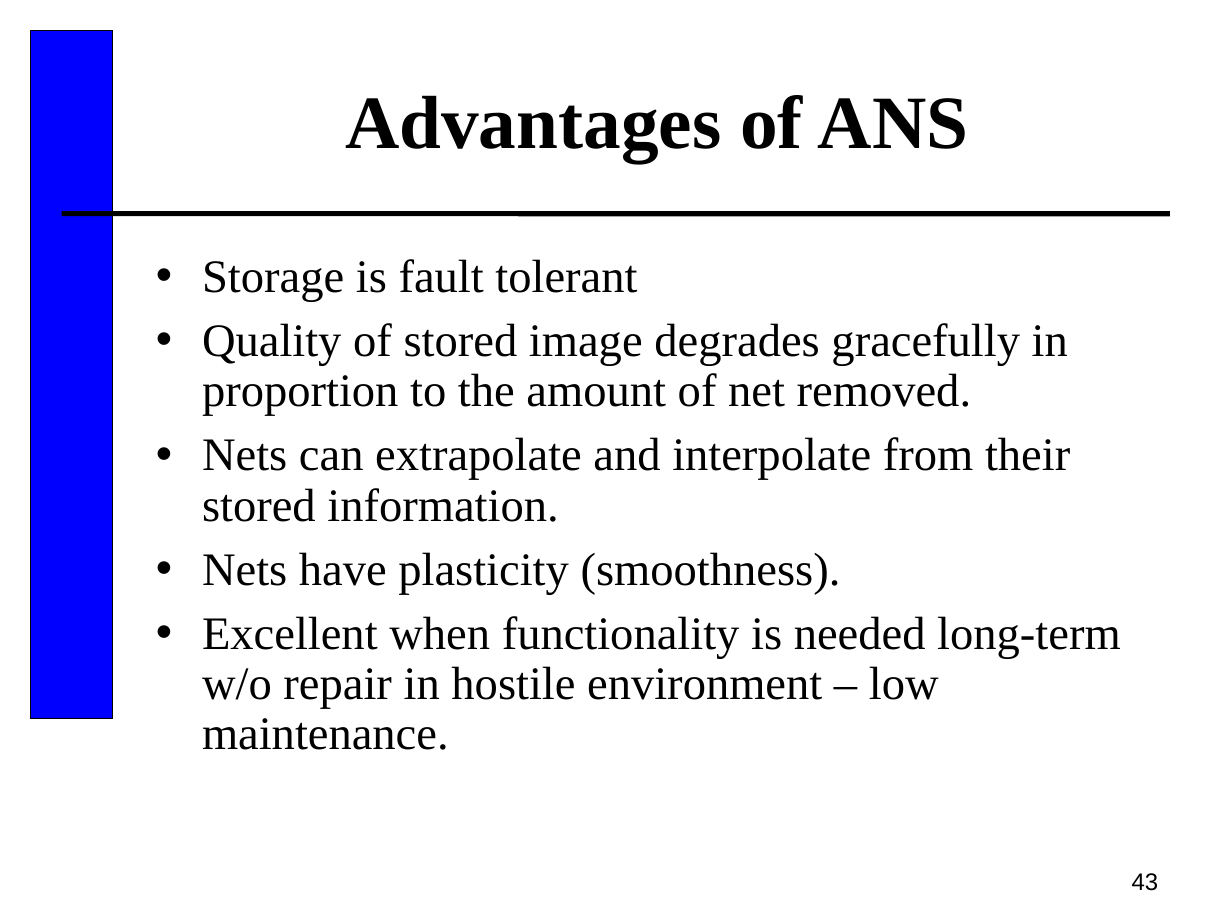
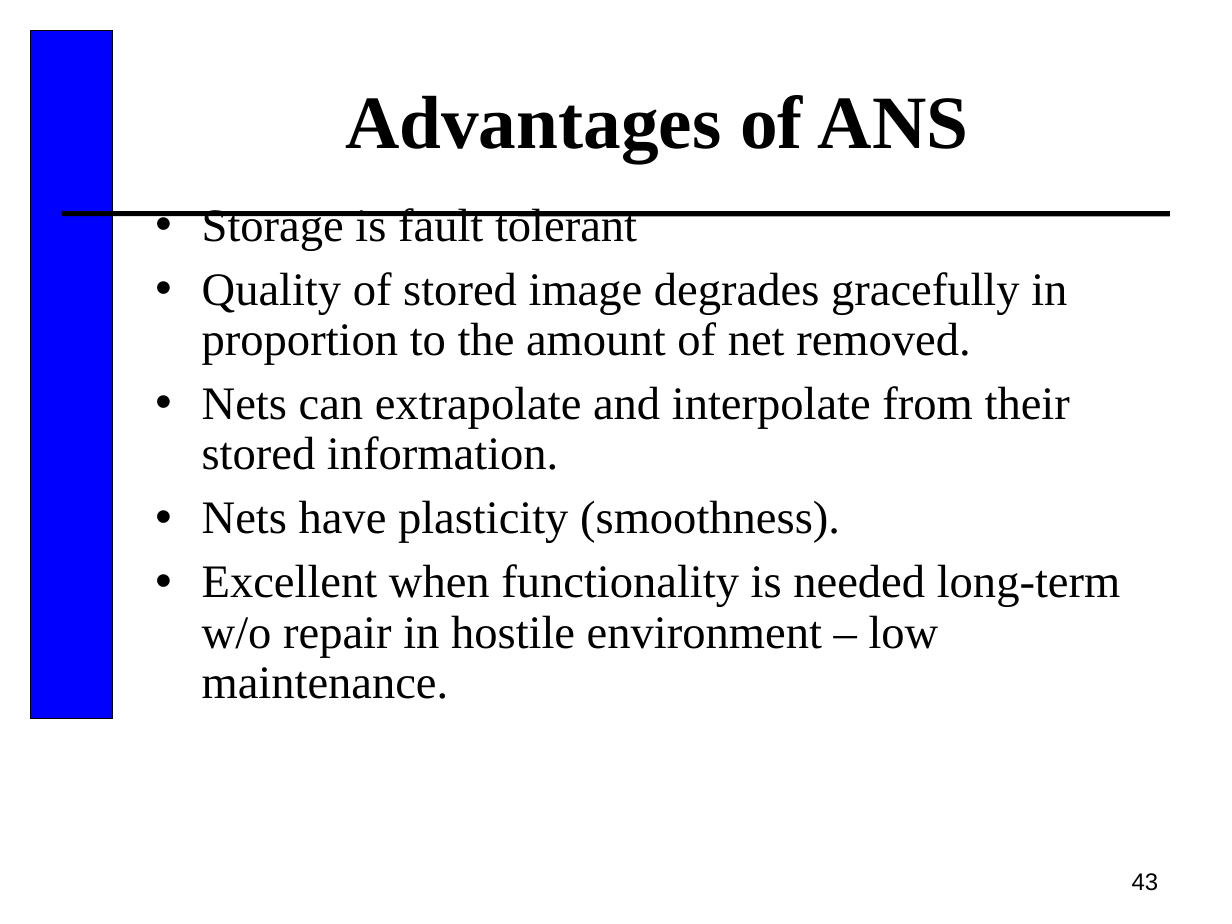
Before and after one commit to wajahatakbar/3rd-Semester-Computer-Science-AI-, a slide deck: slide 43 of Expert System 5.ppt. Drawn at 1232x924 pixels with LibreOffice and Linux fonts; fonts in the diff are those of the drawing. Boxes give left, top, right and bottom in pixels: in the first picture for what was removed or moved away, otherwise in the second. Text is boxed around its words. In the diff, an @@ line names an element or a change of style, - is before the commit and + after.

```diff
--- a/Expert System 5.ppt
+++ b/Expert System 5.ppt
@@ text "Storage is fault tolerant": place and size @@
-text "Storage is fault tolerant" at [202,259,1121,750]
+text "Storage is fault tolerant" at [202,208,1121,699]
```
Also in this commit, not shown: 5 other slides changed, 2 other files.
